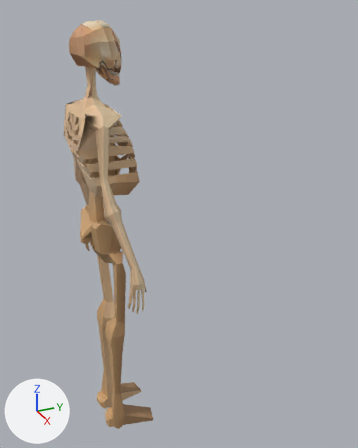
The FBX model project-id-gameoff2024/Assets/Models/Characters/Skeleton1.fbx as it was, and as the next commit left it.
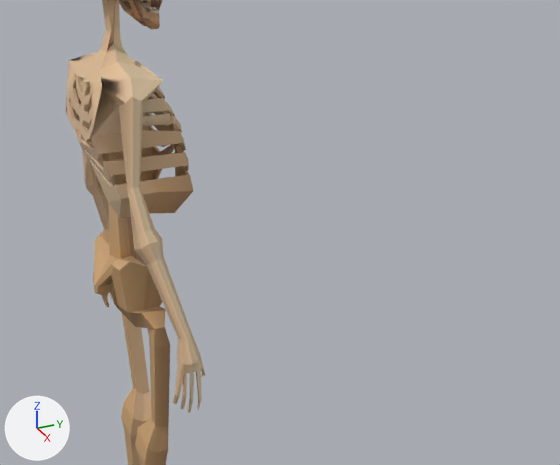
Each version appears first whole from a 50 mm camera at (12.53, -3.36, 12.7) aimed at (0.0, 2.28, 6.43), and next in a close-up on the part from 7% to 100% of the width and 15% to 77% of the height. Every picture has the same lights, and +X, +Y and +Z are marked at lower left. Where no turn or scale is listed for an object, it has been applied to the vertices.

The first close-up shows 'Skeleton.001'.
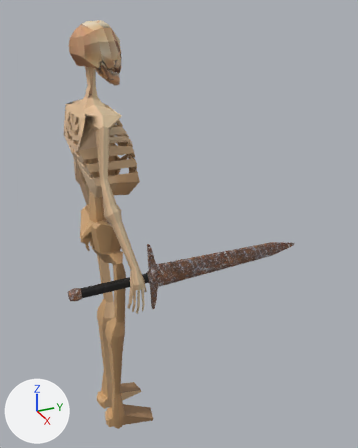
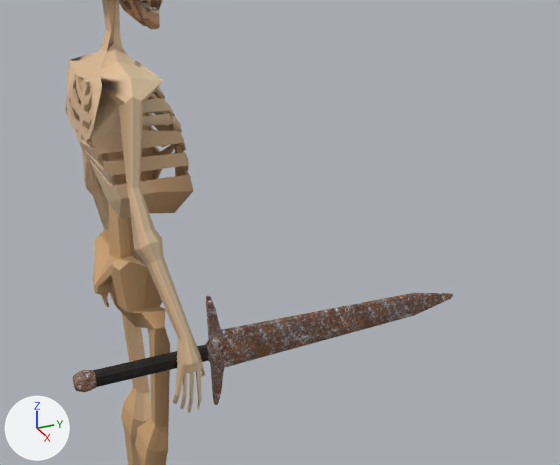
The newer file is also turned or shifted as a whole; pictures and numbers use the older file's frame.

The change in detail:
Picture 'Photoreal_Metal_06-512x512.png' (img_photoreal_metal_06_512x512_png) is new.
Picture '8188-v6.png' (img_8188_v6_png) is new.
Material 'Material.006' (mat_material_006) is new.
Its texture is img_photoreal_metal_06_512x512_png.
Material 'Material' (mat_material) is new.
Its texture is img_8188_v6_png.
Mesh me_cube_005 is new.
It has 132 vertices, 140 faces and spans x 1.85..2.13, y -1.58..5.16, z 5.13..6.96.
Faces by material slot: [10, 130].
It uses material mat_material (picture img_8188_v6_png).
It uses material mat_material_006 (picture img_photoreal_metal_06_512x512_png).
Object 'Skeleton.002' (ob_skeleton_002) is new; it shows me_cube_005.
Its location is (0.0, 0.0, 0.0).

Pixel boxes [x1, y1, x2, y2] of what changed, in the close-ups (560 x 465 px):
'Skeleton.002', added: after [73, 293, 453, 405]
    faces in mat_material_006 (picture img_photoreal_metal_06_512x512_png): [73, 293, 453, 405]
    faces in mat_material (picture img_8188_v6_png): [93, 345, 208, 387]
